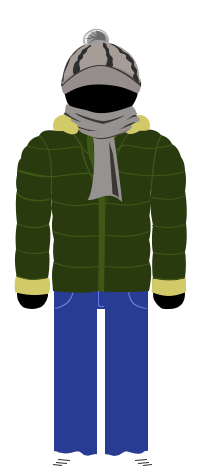
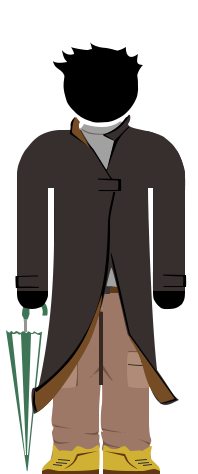
The second 198×474 image is a revision of the first. Changes to its layers:
hid group "cofek+sal" (12 layers) over [61, 28, 142, 202]
added group "lasi" with 2 layers in group "kape" over [53, 42, 143, 77]
moved "Torso" above "obuvala" over [14, 113, 187, 414]
hid group "bunda" (1st of 2, in "Torso") (6 layers) over [14, 113, 187, 296]
added group "Plasc" with 9 layers in group "Torso" over [15, 114, 187, 414]
added layer "zaponke" in group "Plasc" over [15, 178, 187, 289]
added layer "ovratnik" in group "Plasc" over [69, 115, 130, 172]
added layer "notranjost plašča" in group "Plasc" over [35, 117, 174, 412]
added layer "rob" (3rd of 3, in "Torso" › "Plasc") in group "Plasc" over [33, 131, 177, 411]
added layer "plasc" in group "Plasc" over [17, 114, 185, 414]
added layer "majca spodaj" in group "Plasc" over [68, 121, 128, 288]
added layer "podplat'nstuff" in group "zimski" over [42, 451, 160, 474]
renamed "Teniske" to "cevli", painted on it over [42, 445, 160, 474]
added group "zimskehlace" with 7 layers in group "Hlace" over [6, 28, 153, 468]
added layer "Shape 15" in group "zimskehlace" over [53, 295, 151, 367]
added layer "pas" in group "zimskehlace" over [53, 287, 149, 293]
added layer "zepi" (1st of 2, in "Hlace" › "zimskehlace") in group "zimskehlace" over [51, 291, 152, 468]
added layer "Shape 23" in group "zimskehlace" over [52, 293, 152, 455]
added layer "Color Fill 2" (1st of 2, in "Hlace" › "zimskehlace") in group "zimskehlace" over [50, 291, 153, 468]
hid group "kavbojke" (2 layers) over [54, 291, 148, 468]
added group "lasi+marela" with 5 layers in group "clovecek" over [6, 42, 143, 471]
added layer "Shape 20" in group "lasi+marela" over [12, 333, 40, 455]
added layer "Shape 16" in group "lasi+marela" over [6, 330, 42, 471]
added layer "lasi1" (2nd of 2, in "clovecek" › "lasi+marela") in group "lasi+marela" over [53, 42, 143, 77]
…and 6 more changes (6 added)
